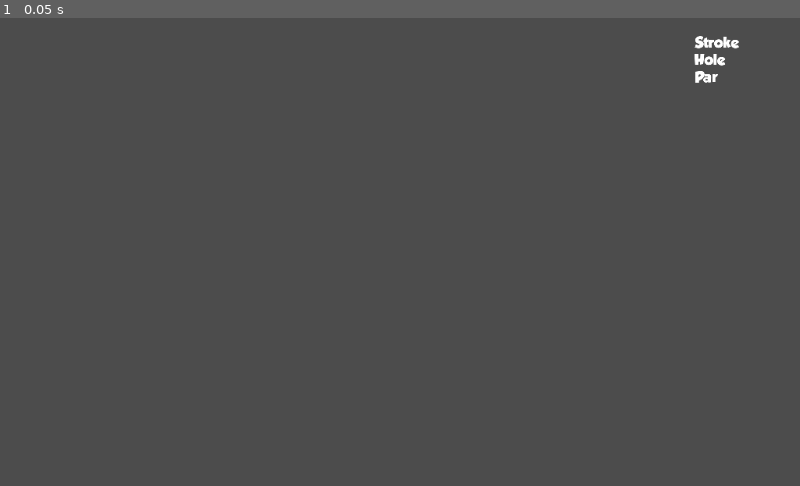
Above: before the commit, frame 1.
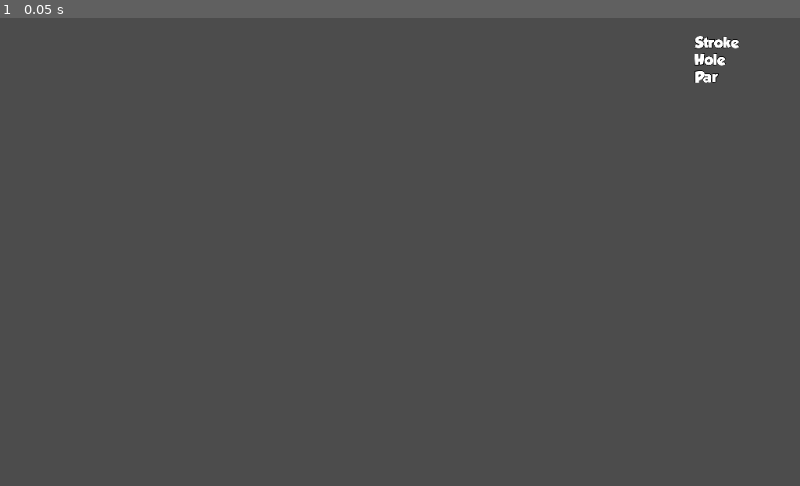
Above: after the commit, the same moment.

Repository: SlashScreen/golf
Game: Godot game, scene res://Objects/HUD.tscn
Same seed, same stepped clock (60 frames per second), same inputs: the game is played once before the commit and once after it. This scene is started directly instead of the project's main scene.
Inputs:
- Up to frame 1 (0.05 s): no input

The runs differ from the first frame. In frame 1, less than 0.1% of the frame differs, in the area x 86-93%, y 3-14%.
Error before the commit: Attempt to call function 'get_node' in base 'null instance' on a null instance. (res://Scripts/Signal_Router.gd:49)
Error after the commit: Attempt to call function 'get_node' in base 'null instance' on a null instance. (res://Scripts/Signal_Router.gd:50)

Commit message:
ok, so, the mesh works, the golf ball slows down, but now the player switching system is all messed up

Diff:
--- a/Levels/levels.json
+++ b/Levels/levels.json
@@ -13,7 +13,7 @@
 			},
 			"1":{
 				"par":3,
-				"origin":{"x":23,"y":-4,"z":31}
+				"origin":{"x":39.7,"y":-4.8,"z":38.5}
 			}
 		}
 
--- a/Levels/test_level.tscn
+++ b/Levels/test_level.tscn
@@ -6,7 +6,7 @@
 [ext_resource path="res://assets/models/maps/testcourse4.obj" type="ArrayMesh" id=4]
 [ext_resource path="res://Objects/Kill_Volume.tscn" type="PackedScene" id=5]
 [ext_resource path="res://Objects/Golf_Hole_Volume.tscn" type="PackedScene" id=6]
-[ext_resource path="res://assets/models/maps/testcourse3.obj" type="ArrayMesh" id=7]
+[ext_resource path="res://assets/models/maps/testcourse5.obj" type="ArrayMesh" id=7]
 
 [node name="level" type="Spatial"]
 
@@ -16,12 +16,14 @@
 [node name="HUD" parent="." instance=ExtResource( 2 )]
 
 [node name="Marker" type="Spatial" parent="."]
-transform = Transform( 1, 0, 0, 0, 1, 0, 0, 0, 1, 23.5147, -4.89376, 31.3597 )
+transform = Transform( 1, 0, 0, 0, 1, 0, 0, 0, 1, 39.6745, -4.84186, 38.5342 )
 
 [node name="0" type="Spatial" parent="."]
 
 [node name="Course" parent="0" instance=ExtResource( 3 )]
 transform = Transform( 1.97147, 0, 0, 0, 1.97147, 0, 0, 0, 1.97147, 2.36525, -1.60759, 0 )
+
+[node name="Course_Mesh" parent="0/Course" index="0"]
 mesh = ExtResource( 4 )
 material/0 = null
 material/1 = null
@@ -54,6 +56,8 @@
 
 [node name="Course" parent="1" instance=ExtResource( 3 )]
 transform = Transform( -5.14554, 0, -4.49837e-07, 0, 5.14554, 0, 4.49837e-07, 0, -5.14554, 25.2176, -5.60759, 3 )
+
+[node name="Course_Mesh" parent="1/Course" index="0"]
 mesh = ExtResource( 7 )
 material/0 = null
 material/1 = null
@@ -62,11 +66,24 @@
 material/4 = null
 material/5 = null
 material/6 = null
+material/7 = null
+material/8 = null
+material/9 = null
+material/10 = null
+material/11 = null
+material/12 = null
+material/13 = null
+material/14 = null
+material/15 = null
 
 [node name="Kill_Volume" parent="1" instance=ExtResource( 5 )]
-transform = Transform( 33.8851, 0, 0, 0, 1, 0, 0, 0, 33.8851, 0, -9.94058, 0 )
+transform = Transform( 33.8851, 0, 0, 0, 1, 0, 0, 0, 33.8851, 25.5502, -9.94058, -14.1358 )
 
 [node name="Golf_Hole_Volume" parent="1" instance=ExtResource( 6 )]
 transform = Transform( 1, 0, 0, 0, 1, 0, 0, 0, 1, 30.4854, -5.55014, 3.04769 )
 
 [node name="Ghost_Balls" type="Node" parent="."]
+
+[editable path="0/Course"]
+
+[editable path="1/Course"]
--- a/Misc/Grobold_Font.tres
+++ b/Misc/Grobold_Font.tres
@@ -4,4 +4,6 @@
 
 [resource]
 size = 36
+outline_size = 1
+outline_color = Color( 0, 0, 0, 1 )
 font_data = ExtResource( 1 )
--- a/Misc/Shaders/Arrow_Shader.tres
+++ b/Misc/Shaders/Arrow_Shader.tres
@@ -80,7 +80,7 @@
 
 }
 "
-graph_offset = Vector2( -429.195, 112.5 )
+graph_offset = Vector2( -628.68, 9.00001 )
 nodes/fragment/0/position = Vector2( 860, 380 )
 nodes/fragment/2/node = SubResource( 3 )
 nodes/fragment/2/position = Vector2( -300, 340 )
@@ -96,4 +96,4 @@
 nodes/fragment/11/position = Vector2( -100, 160 )
 nodes/fragment/12/node = SubResource( 2 )
 nodes/fragment/12/position = Vector2( -300, 160 )
-nodes/fragment/connections = PoolIntArray( 2, 0, 3, 0, 4, 0, 0, 0, 3, 1, 0, 1, 12, 0, 11, 1, 5, 0, 12, 1, 5, 0, 11, 0, 8, 0, 4, 0, 3, 0, 4, 1, 3, 0, 8, 1, 11, 0, 8, 0 )
+nodes/fragment/connections = PoolIntArray( 2, 0, 3, 0, 4, 0, 0, 0, 3, 1, 0, 1, 12, 0, 11, 1, 5, 0, 12, 1, 8, 0, 4, 0, 3, 0, 4, 1, 3, 0, 8, 1, 11, 0, 8, 0, 5, 0, 11, 0 )
--- a/Objects/Course.tscn
+++ b/Objects/Course.tscn
@@ -1,6 +1,13 @@
-[gd_scene load_steps=2 format=2]
+[gd_scene load_steps=3 format=2]
 
-[ext_resource path="res://Scripts/Course_Setup.gd" type="Script" id=1]
+[ext_resource path="res://Misc/Course_Material.tres" type="PhysicsMaterial" id=1]
+[ext_resource path="res://Scripts/Course_Setup.gd" type="Script" id=2]
 
-[node name="Course_Mesh" type="MeshInstance"]
-script = ExtResource( 1 )
+[node name="Course" type="RigidBody"]
+mode = 1
+physics_material_override = ExtResource( 1 )
+
+[node name="Course_Mesh" type="MeshInstance" parent="."]
+script = ExtResource( 2 )
+
+[node name="Course_Collider" type="CollisionShape" parent="."]
--- a/Objects/Ghost_Ball.tscn
+++ b/Objects/Ghost_Ball.tscn
@@ -7,6 +7,7 @@
 
 [node name="Ghost_Ball" type="MeshInstance"]
 transform = Transform( 0.1, 0, 0, 0, 0.1, 0, 0, 0, 0.1, 0, 0, 0 )
+material_override = ExtResource( 1 )
 mesh = SubResource( 1 )
 material/0 = ExtResource( 1 )
 script = ExtResource( 2 )
--- a/Objects/Golf_Ball_Obj.tscn
+++ b/Objects/Golf_Ball_Obj.tscn
@@ -61,6 +61,7 @@
 
 [node name="Ball" type="RigidBody" parent="."]
 physics_material_override = SubResource( 1 )
+angular_damp = 0.5
 script = ExtResource( 1 )
 
 [node name="Spherecollider" type="CollisionShape" parent="Ball"]
--- a/Objects/HUD.tscn
+++ b/Objects/HUD.tscn
@@ -76,6 +76,8 @@
 theme = ExtResource( 2 )
 
 [node name="Player" type="Label" parent="."]
-margin_right = 103.0
-margin_bottom = 62.0
+margin_left = 31.357
+margin_top = 36.0025
+margin_right = 134.357
+margin_bottom = 98.0025
 theme = ExtResource( 2 )
--- a/Scripts/Course_Setup.gd
+++ b/Scripts/Course_Setup.gd
@@ -2,5 +2,4 @@
 #Sets up course collision mesh.
 
 func _ready():
-	create_trimesh_collision()
-	get_child(0).set_physics_material_override(load("res://Misc/Course_Material.tres"))
+	get_parent().get_node("Course_Collider").set_shape(get_mesh().create_trimesh_shape())
--- a/Scripts/Ghost_Ball.gd
+++ b/Scripts/Ghost_Ball.gd
@@ -3,13 +3,22 @@
 export var player = 0
 export var color = Vector3()
 export var show = false
+export var tracking = true
 onready var game_vars = get_node("/root/Signal_Router").gameVars
 
+func _ready():
+	self.material_override.set_shader_param("Color",color)
+
 func _physics_process(delta):
-	if !show and game_vars.currentPlayer == player:
+	if !show and tracking and game_vars.currentPlayer == player:
 		hide()
-		#print("ghostSync " + str(player))
 		#ah, yes. one of the most convoluted pieces of code I've ever written.
 		set_translation((get_parent().get_parent().get_node("Golf_Ball_Obj").get_node("Ball").get_global_transform().origin))
 	if show:
 		show()
+
+func move():
+	if game_vars.currentPlayer == player:
+		var o = get_node("/root/Signal_Router").levels[game_vars.map].holes[str(game_vars.players[game_vars.currentPlayer].hole)].origin
+		set_translation(Vector3(o.x,o.y,o.z))
+		#tracking = false
--- /dev/null
+++ b/Scripts/MeshCollider.gd
@@ -0,0 +1,4 @@
+extends CollisionShape
+
+func _ready():
+	make_trimesh_from_brothers()
--- a/Scripts/Signal_Router.gd
+++ b/Scripts/Signal_Router.gd
@@ -28,6 +28,7 @@
 	gameVars.players[gameVars.currentPlayer].stroke = 0 #reset stroke
 	gameVars.players[gameVars.currentPlayer].hole += 1
 	gameVars.players[gameVars.currentPlayer].location = levels[gameVars.map].holes[str(gameVars.players[gameVars.currentPlayer].hole)].origin
+	gameVars.players[gameVars.currentPlayer].ghost.move()
 	switch_players(incrementPlayerCount())
 	emit_signal("clearHud")
 
@@ -64,6 +65,7 @@
 	t.set_wait_time(2) #const here is how long to wait before new hole
 	t.start()
 	yield(t,"timeout")
+
 	new_hole()
 
 func switch_players(player):
@@ -77,7 +79,6 @@
 		gameVars.players[gameVars.currentPlayer].ghost.show = false
 		print(str(gameVars.players[gameVars.currentPlayer].location))
 		var o = levels[gameVars.map].holes[str(gameVars.players[gameVars.currentPlayer].hole)].origin
-		print(str(o))
 		emit_signal("move_ball",Vector3(o.x,o.y,o.z))
 
 func on_new_turn():
